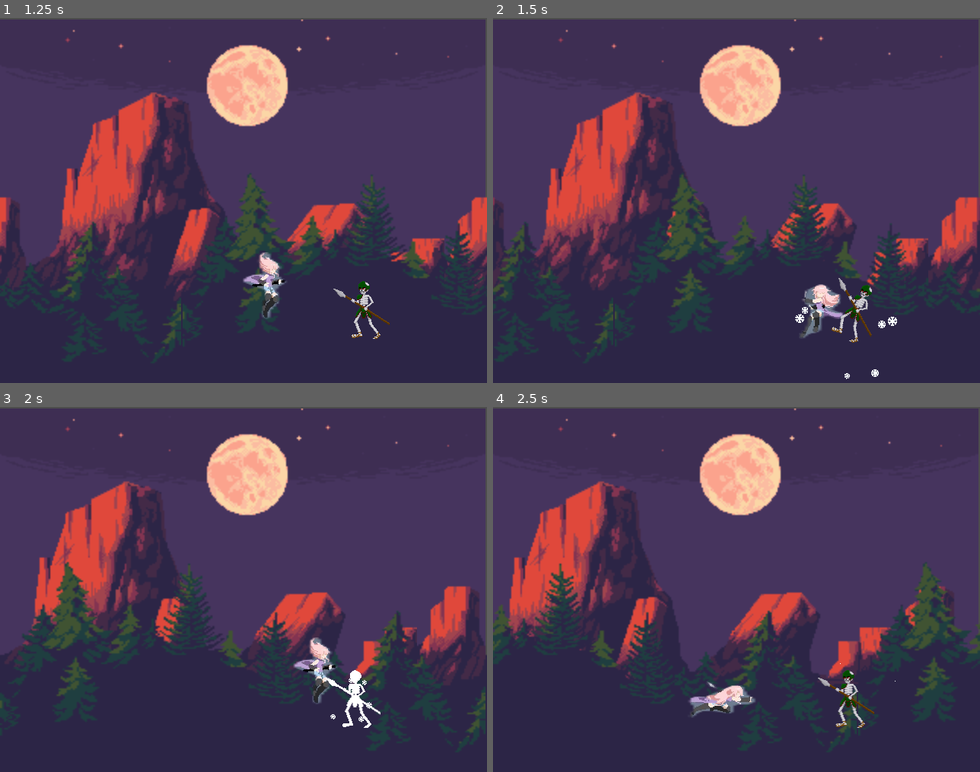
Above: before the commit, frames 1-4 (two rows, left to right).
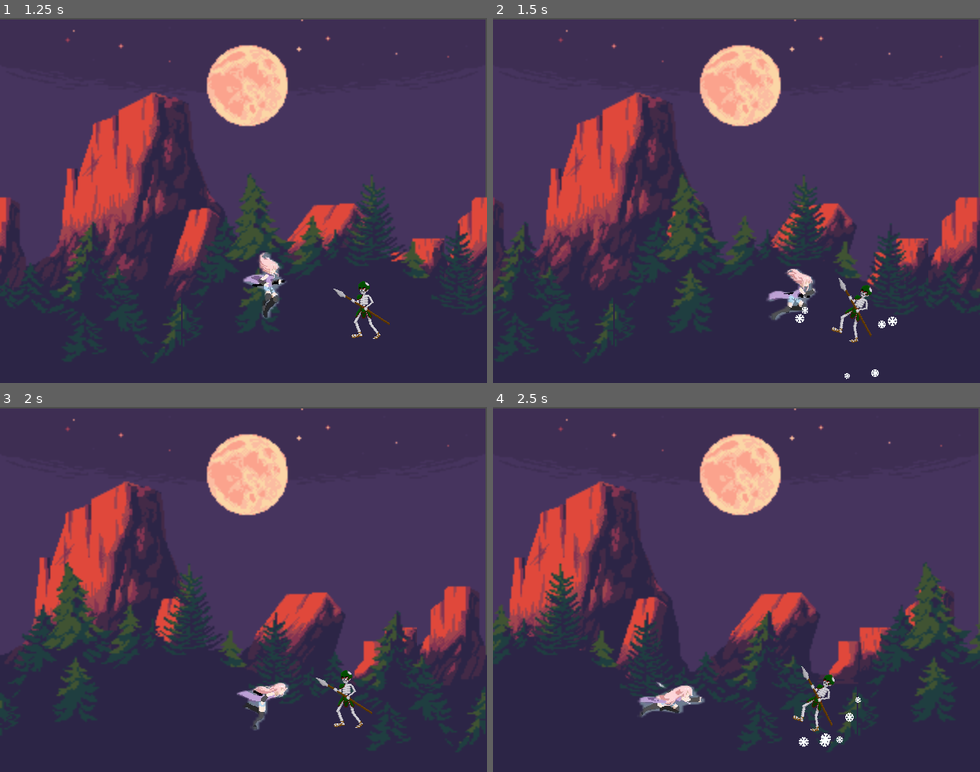
Above: after the commit, the same moments.

Repository: jemmyperez28/Killa
Game: Godot game, scene res://Scenes/level_1.tscn
The game is run twice, just before and just after one commit, with the same random seed, the same clock (stepped at 60 frames per second) and the same inputs.
Inputs:
- Up to frame 1 (1.25 s): hold Right (ui_right) from 0.53 s (still down); tap J (attack) at 0.6 s; tap Up (ui_up) at 0.77 s
- Up to frame 2 (1.5 s): keep holding Right (ui_right); tap J (attack) at 1.35 s
- Up to frame 3 (2 s): keep holding Right (ui_right); tap Up (ui_up) at 1.52 s
- Up to frame 4 (2.5 s): release Right (ui_right) at 2.03 s; hold Left (ui_left) from 2.03 s (still down); tap J (attack) at 2.1 s

Frame 1 is identical in both runs. In frame 2, 1.2% of the frame differs, in the area x 56-72%, y 68-88%; in frame 3, 1.9%; in frame 4, 2.2%, in the area x 29-83%, y 70-94%.

Commit message:
HitBox AGregado

Diff:
--- a/Scenes/Enemy1.tscn
+++ b/Scenes/Enemy1.tscn
@@ -90,6 +90,10 @@
 radius = 18.0
 height = 40.0
 
+[sub_resource type="CapsuleShape2D" id="CapsuleShape2D_2k8yh"]
+radius = 2.7891
+height = 45.9775
+
 [node name="Enemy1" type="CharacterBody2D"]
 collision_layer = 4
 collision_mask = 3
@@ -107,14 +111,26 @@
 }
 
 [node name="CollisionShape2D" type="CollisionShape2D" parent="."]
-visible = false
 shape = SubResource("CapsuleShape2D_mwac6")
 
 [node name="HurtBox" type="Area2D" parent="."]
+collision_layer = 4
+collision_mask = 10
 
 [node name="CollisionShape2D" type="CollisionShape2D" parent="HurtBox"]
-visible = false
 shape = SubResource("CapsuleShape2D_g5wp2")
 debug_color = Color(0.932732, 0.138333, 0.547459, 0.42)
 
+[node name="HitBox" type="Area2D" parent="."]
+rotation = 0.00327238
+collision_layer = 16
+collision_mask = 3
+
+[node name="CollisionShape2D" type="CollisionShape2D" parent="HitBox"]
+position = Vector2(5.96046e-08, -2)
+rotation = -1.04454
+shape = SubResource("CapsuleShape2D_2k8yh")
+debug_color = Color(0.26308, 0.628189, 0.246192, 0.42)
+
 [connection signal="animation_finished" from="Sprite2D/AnimationPlayer" to="." method="_on_animation_player_animation_finished"]
+[connection signal="area_entered" from="HitBox" to="." method="_on_hit_box_area_entered"]
--- a/Scenes/player_test.tscn
+++ b/Scenes/player_test.tscn
@@ -58,6 +58,22 @@
 "values": [true, false, true]
 }
 
+[sub_resource type="Animation" id="Animation_grw78"]
+resource_name = "hit"
+length = 0.6
+tracks/0/type = "value"
+tracks/0/imported = false
+tracks/0/enabled = true
+tracks/0/path = NodePath(".:frame_coords")
+tracks/0/interp = 1
+tracks/0/loop_wrap = true
+tracks/0/keys = {
+"times": PackedFloat32Array(0),
+"transitions": PackedFloat32Array(1),
+"update": 1,
+"values": [Vector2i(7, 3)]
+}
+
 [sub_resource type="Animation" id="Animation_20w3m"]
 resource_name = "jump_down"
 length = 0.2
@@ -111,6 +127,7 @@
 _data = {
 "RESET": SubResource("Animation_ux0jw"),
 "attack": SubResource("Animation_hutc6"),
+"hit": SubResource("Animation_grw78"),
 "jump_down": SubResource("Animation_20w3m"),
 "jump_up": SubResource("Animation_kth8f"),
 "run": SubResource("Animation_wptpr")
@@ -123,6 +140,10 @@
 [sub_resource type="CapsuleShape2D" id="CapsuleShape2D_02h41"]
 radius = 7.0
 height = 32.0003
+
+[sub_resource type="CapsuleShape2D" id="CapsuleShape2D_2hvdk"]
+radius = 17.0
+height = 40.0
 
 [node name="player_test" type="CharacterBody2D"]
 collision_layer = 3
@@ -146,8 +167,8 @@
 shape = SubResource("CapsuleShape2D_y33gp")
 
 [node name="HitBox" type="Area2D" parent="."]
-collision_layer = 2
-collision_mask = 3
+collision_layer = 8
+collision_mask = 4
 
 [node name="CollisionShape2D" type="CollisionShape2D" parent="HitBox"]
 position = Vector2(19, -2)
@@ -156,5 +177,22 @@
 disabled = true
 debug_color = Color(0.85558, 0.306002, 0.527819, 0.42)
 
+[node name="HurtBox" type="Area2D" parent="."]
+collision_layer = 2
+collision_mask = 16
+
+[node name="CollisionShape2D" type="CollisionShape2D" parent="HurtBox"]
+position = Vector2(-15, 4)
+shape = SubResource("CapsuleShape2D_2hvdk")
+debug_color = Color(0.969743, 0.139159, 0.271569, 0.42)
+
+[node name="HitTimer" type="Timer" parent="."]
+wait_time = 2.0
+one_shot = true
+
+[node name="BlinkTimer" type="Timer" parent="."]
+wait_time = 0.1
+
 [connection signal="animation_finished" from="Sprite2D/AnimationPlayer" to="." method="_on_animation_player_animation_finished"]
 [connection signal="area_entered" from="HitBox" to="." method="_on_hit_box_area_entered"]
+[connection signal="timeout" from="HitTimer" to="." method="_on_hit_timer_timeout"]
--- a/Scripts/Enemy1.gd
+++ b/Scripts/Enemy1.gd
@@ -1,10 +1,12 @@
 extends CharacterBody2D
 @onready var animation = $Sprite2D/AnimationPlayer
+@onready var hit_box = $HitBox
 var ice_particles_scene = preload("res://Scenes/ice_particles.tscn")
 # Get the gravity from the project settings to be synced with RigidBody nodes.
 var gravity = ProjectSettings.get_setting("physics/2d/default_gravity")
 var speed = 3000
 var hp = 15
+var damage = 5
 var on_hit_bool = false
 
 func _physics_process(delta):
@@ -49,3 +51,8 @@
 	# Opcional: Eliminar el nodo de partículas después de un tiempo para limpiar la escena
 	await get_tree().create_timer(ice_particles.lifetime).timeout
 	ice_particles.queue_free()
+
+func _on_hit_box_area_entered(area):
+	var player = area.get_parent()
+	if player.has_method("on_hit") and not player.hitted and not player.invulnerable:
+		player.call("on_hit", damage)
--- a/Scripts/player_test.gd
+++ b/Scripts/player_test.gd
@@ -1,17 +1,24 @@
 extends CharacterBody2D
 
-enum State { IDLE, RUN, JUMP, ATTACK }
+enum State { IDLE, RUN, JUMP, ATTACK, HIT }
 var current_state := State.IDLE
 const SPEED = 450.0
 const JUMP_VELOCITY = -250.0
 var sword_damage = 5
-@onready var particles = $IceParticles
+var hp = 30
+@onready var hitTimer = $HitTimer
+@onready var blinkTimer = $BlinkTimer
+@onready var playerHurtBox = $HurtBox
+var invulnerable = false
+var hitted = false
+
 
 var state_animations = {
 	State.IDLE: "run",
 	State.RUN: "run",
 	State.JUMP: ["jump_up", "jump_down"],
-	State.ATTACK: "attack"
+	State.ATTACK: "attack",
+	State.HIT: "hit"
 }
 
 func _ready():
@@ -35,8 +42,17 @@
 		elif Input.is_action_just_pressed("attack"):
 			current_state = State.ATTACK
 	else:
-		# Disable horizontal movement while jumping
-		#velocity.x = 0
+		pass
+
+	#Hit State
+	if current_state == State.HIT:
+		# En el estado HIT, mantenemos la velocidad en X y aplicamos el brinco
+		# La velocidad en X ya está configurada en `on_hit`
+		# Solo aplicamos la gravedad aquí
+		velocity.y += gravity * delta
+		velocity.x = -150
+	else:
+		# Reset horizontal movement in other states
 		pass
 
 	# Animation Control
@@ -54,12 +70,11 @@
 				$Sprite2D/AnimationPlayer.play(anim_name)
 		else:
 			$Sprite2D/AnimationPlayer.play(animation_to_play)
+	move_and_slide()
+	#print("monitoring: ", playerHurtBox.monitoring)
+	#print(invulnerable)
+	#debug
 
-	move_and_slide()
-	#print(current_state)
-	#print(is_on_floor())
-	#print($Sprite2D/AnimationPlayer.get_playing_speed())
-	#print($Sprite2D/AnimationPlayer.is_playing()
 func _on_animation_player_animation_finished(anim_name):
 	if anim_name == "attack":
 		current_state = State.RUN  # Transition back to run after attack
@@ -67,13 +82,34 @@
 		$Sprite2D/AnimationPlayer.seek(0.1)
 	elif anim_name == "jump_down" and is_on_floor():
 		current_state = State.RUN  # Transition back to run upon landing
-
-
+	elif anim_name == "hit":
+		if is_on_floor():
+			current_state = State.RUN
+		else:
+			current_state = State.JUMP
 func _on_hit_box_area_entered(area):
 	print("entro en contacto con" +str(area))
 	var enemy = area.get_parent()
 	if enemy.has_method("on_hit"):
 		enemy.call("on_hit", sword_damage)
 
-	#if area.get_parent():
-	#	area.get_parent().queue_free()
+func on_hit(dmg):
+	if not hitted and not invulnerable:
+		#print("player on_hit")
+		hitted = true
+		invulnerable = true
+		current_state = State.HIT
+		hp -= dmg
+		#Salto a la izquierda
+		velocity.y = -200 #
+		$Sprite2D/AnimationPlayer.play("hit")
+		playerHurtBox.monitoring = false
+		hitTimer.start()
+		blinkTimer.start()
+
+func _on_hit_timer_timeout():
+	#print("Timer terminado")
+	hitted = false
+	invulnerable = false
+	playerHurtBox.monitoring = true
+	blinkTimer.stop()
--- a/Scripts/spawn_enemy.gd
+++ b/Scripts/spawn_enemy.gd
@@ -17,9 +17,5 @@
 		EnemyInstance.position = Vector2(random.randi_range(350,400),random.randi_range(30,100))
 		add_child(EnemyInstance)
 
-
-
-
 func _on_timer_timeout():
-	print("spawniee")
 	spawn = true
--- a/project.godot
+++ b/project.godot
@@ -35,3 +35,6 @@
 
 2d_physics/layer_1="World"
 2d_physics/layer_2="Players "
+2d_physics/layer_3="Enemigos"
+2d_physics/layer_4="Hit Players"
+2d_physics/layer_5="Hit Enemys"
Not shown: 1 places in Scenes/Enemy1.tscn that only renumber resources
Not shown: 1 places in Scenes/player_test.tscn that only renumber resources
